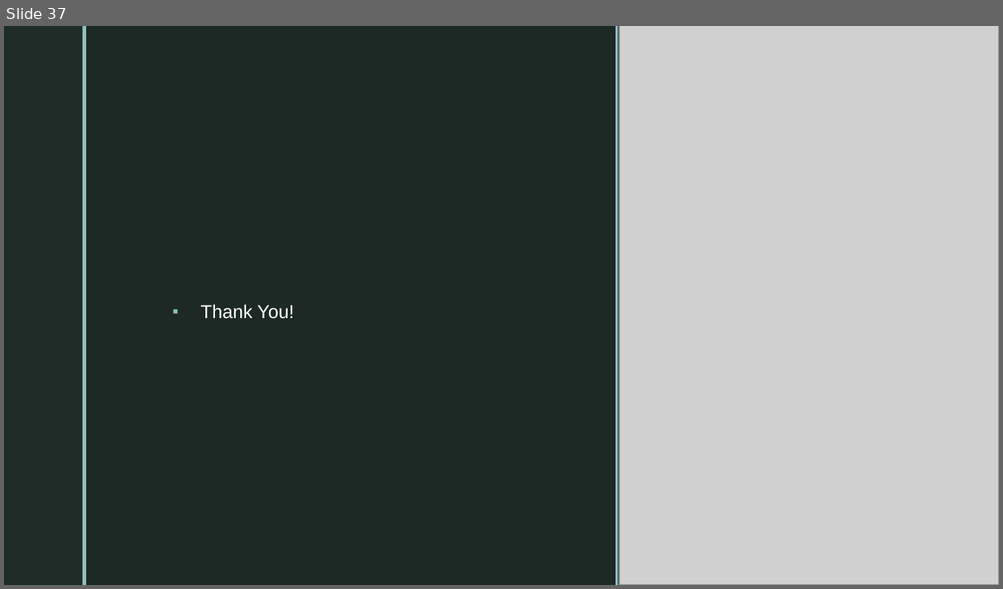
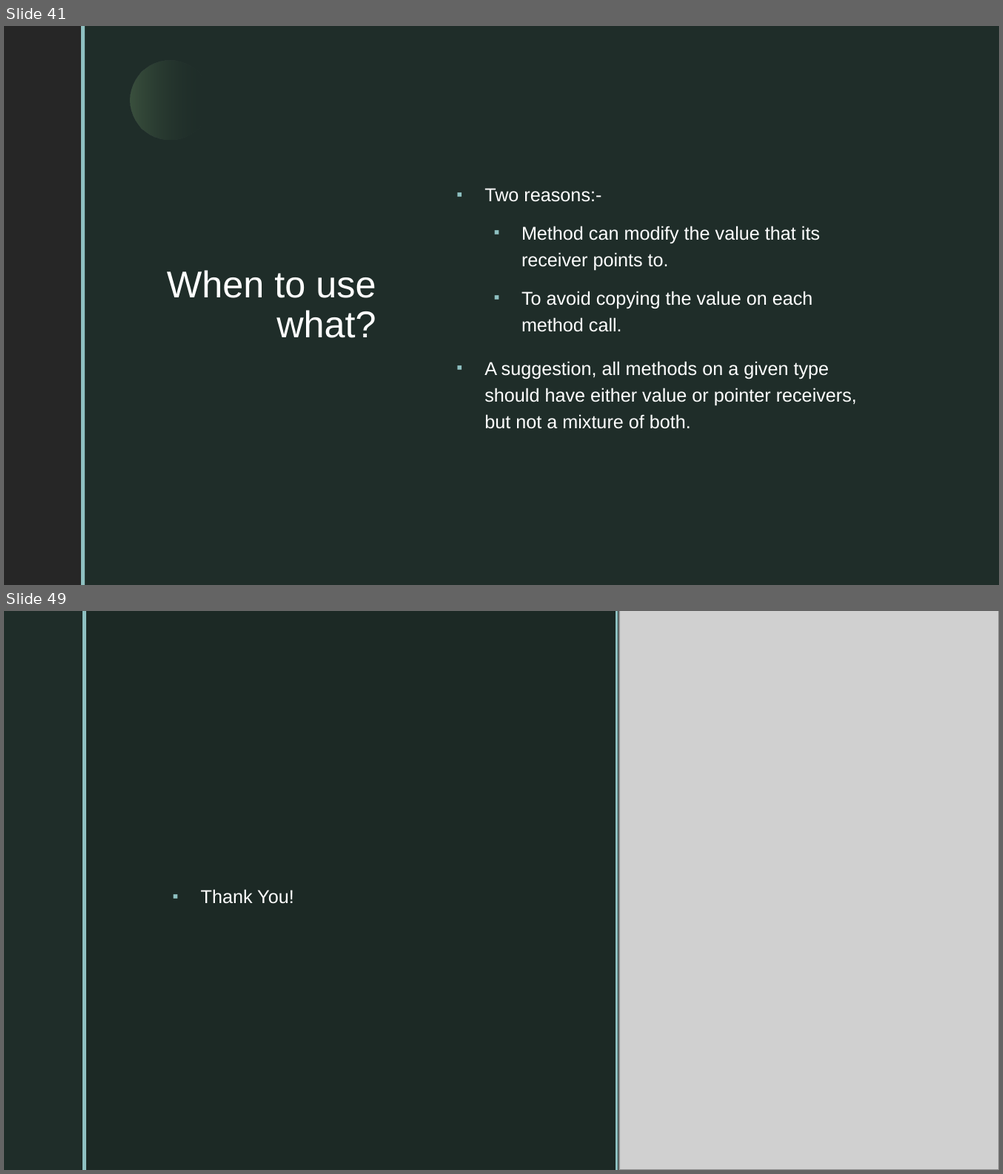
Before and after one commit to purvendra-k/goGaga, a slide deck: GoLangDataStructures.pptx. Shown one above the other, each under a label of ours: slide 37 before the commit, slides 41 and 49 after it; the slides between them are not shown. The pictures are 1003x589 and 1003x1174 pixels, drawn with LibreOffice and Linux fonts; fonts in the diff are those of the drawing; grey boxes stand for pictures; background and template pictures are left out. Boxes give left, top, right and bottom in pixels: in the first picture for what was removed or moved away, otherwise in the second. Text is boxed around its words. In the diff, an @@ line names an element or a change of style, - is before the commit and + after.

```diff
--- a/GoLangDataStructures.pptx
+++ b/GoLangDataStructures.pptx
@@ slide 41 added at bbox=[4, 26, 999, 585], background picture (left out); not listed: 2 template elements that a slide beside it also shows @@
@@ rectangle added at bbox=[4, 26, 999, 585], fill #1F2D29 @@
@@ rectangle added at bbox=[4, 26, 82, 585], fill #262626 @@
@@ rectangle added at bbox=[81, 26, 85, 585], fill #8EC0C1 @@
@@ rectangle added at bbox=[82, 26, 86, 585], fill #8EC0C1 @@
@@ ellipse added at bbox=[130, 60, 209, 139], fill gradient #1F2D29 to #A1D68B @@
@@ text added at bbox=[484, 188, 856, 429], 18 pt, text #FFFFFF @@
+▪ Two reasons:-
+  ▪ Method can modify the value that its receiver points to.
+  ▪ To avoid copying the value on each method call.
+▪ A suggestion, all methods on a given type should have either value or pointer receivers, but not a mixture of both.
@@ title added at bbox=[167, 270, 375, 338], 36 pt, text #FFFFFF @@
+When to use what?
@@ what was slide 37 is now slide 49 @@
```
Also in this commit, not shown: 1 slide changed, 11 other slides added, 6 other files.
